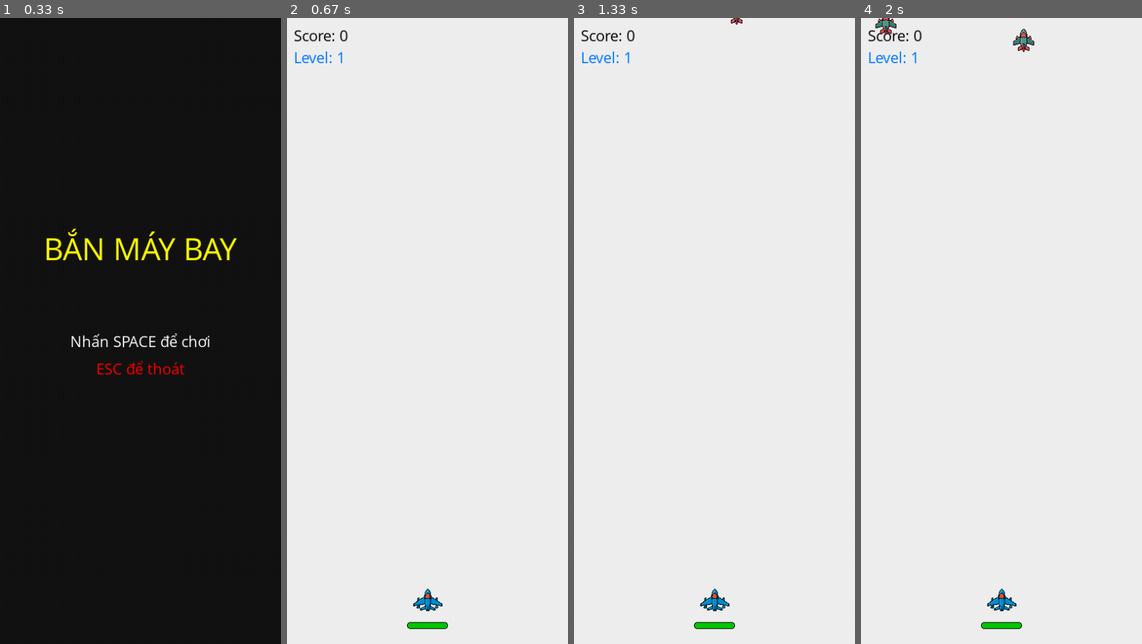
Above: before the commit, frames 1-4 (left to right).
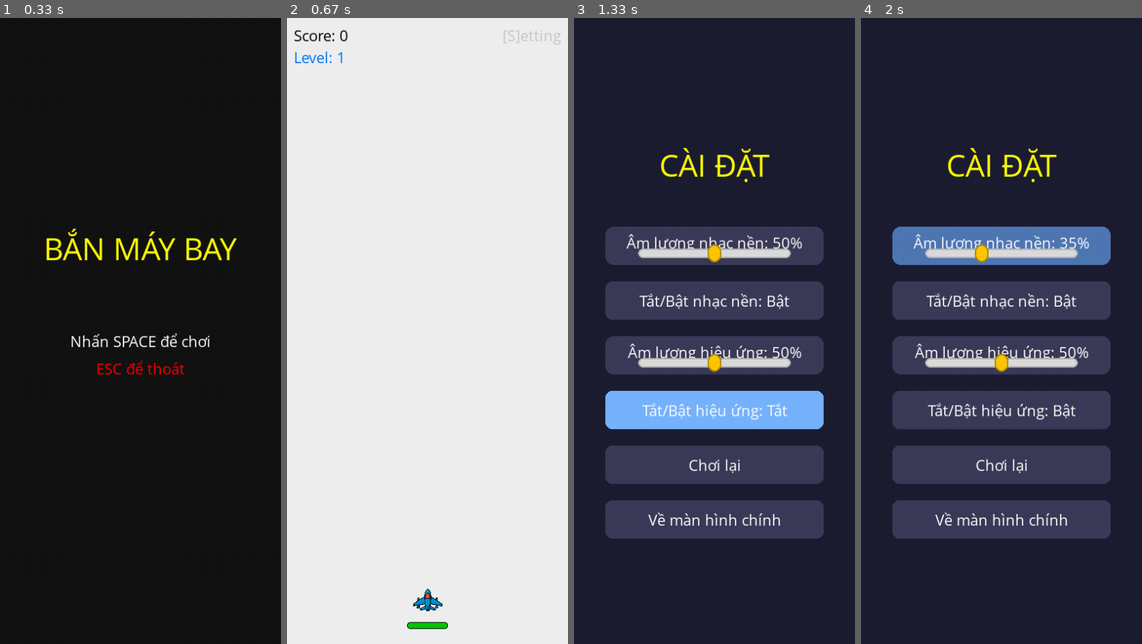
Above: after the commit, the same moments.

Repository: Shooting-plane/project-python
Game: pygame game, started from game project/main.py
The game is run twice, just before and just after one commit, with the same random seed, the same clock (stepped at 60 frames per second) and the same inputs.
Inputs (mouse positions are in pixels of both pictures, inside the frame that each line leads up to):
- Up to frame 1 (0.33 s): no input
- Up to frame 2 (0.67 s): tap Space at 0.33 s
- Up to frame 3 (1.33 s): tap S at 0.67 s; press the mouse at (717, 399) at 1.03 s; move the mouse to (714, 399) at 1.13 s; release the mouse at (714, 406) at 1.27 s
- Up to frame 4 (2 s): tap Enter at 1.33 s; press the mouse at (1001, 243) at 1.7 s; move the mouse to (987, 337) at 1.8 s; release the mouse at (973, 431) at 1.93 s

Frame 1 is identical in both runs. In frame 2, less than 0.1% of the frame differs, in the area x 77-98%, y 2-5%; in frame 3, 98%; in frame 4, 98%, in the area x 0-100%, y 0-100%.

Commit message:
Update main.py

Diff:
--- a/game project/main.py
+++ b/game project/main.py
@@ -59,6 +59,7 @@
 STATE_MENU = "menu"
 STATE_PLAYING = "playing"
 STATE_GAMEOVER = "gameover"
+STATE_SETTING = "setting"  # Thêm trạng thái setting
 game_state = STATE_MENU
 
 # Biến game
@@ -80,6 +81,12 @@
 # Load level
 loaded_background = None
 loaded_level_number = None
+
+# Thêm biến lưu âm lượng hiệu ứng riêng
+music_volume = 0.5
+sfx_volume = 0.5
+music_muted = False
+sfx_muted = False
 
 def load_level(level_num):
     try:
@@ -119,8 +126,69 @@
     screen.blit(retry, (WIDTH // 2 - retry.get_width() // 2, HEIGHT // 2))
     screen.blit(esc, (WIDTH // 2 - esc.get_width() // 2, HEIGHT // 2 + 40))
 
+def draw_slider(surface, x, y, w, h, value, label, selected, mouse_on):
+    color_bg = (60, 60, 90) if not selected else (80, 120, 180)
+    color_bg = (120, 180, 255) if mouse_on else color_bg
+    pygame.draw.rect(surface, color_bg, (x, y, w, h), border_radius=12)
+    slider_w = int(w * 0.7)
+    slider_x = x + (w - slider_w)//2
+    slider_y = y + 32  # Đặt slider thấp hơn một chút
+    # Vẽ label căn giữa theo slider
+    text = font.render(f"{label}: {int(value*100)}%", True, (255,255,255))
+    text_x = slider_x + slider_w//2 - text.get_width()//2
+    text_y = y + 8
+    surface.blit(text, (text_x, text_y))
+    # Vẽ thanh trượt phía dưới label
+    pygame.draw.rect(surface, (220,220,220), (slider_x, slider_y, slider_w, 14), border_radius=7)
+    pygame.draw.rect(surface, (180,180,180), (slider_x, slider_y, slider_w, 14), 2, border_radius=7)
+    # Vẽ nút trượt
+    knob_x = slider_x + int(value * (slider_w-20))
+    pygame.draw.rect(surface, (255, 200, 0), (knob_x, slider_y-6, 20, 26), border_radius=10)
+    pygame.draw.rect(surface, (180, 140, 0), (knob_x, slider_y-6, 20, 26), 2, border_radius=10)
+
+def draw_button(surface, x, y, w, h, label, selected, mouse_on):
+    color_bg = (60, 60, 90) if not selected else (80, 120, 180)
+    color_bg = (120, 180, 255) if mouse_on else color_bg
+    pygame.draw.rect(surface, color_bg, (x, y, w, h), border_radius=10)
+    text = font.render(label, True, (255,255,255))
+    surface.blit(text, (x + w//2 - text.get_width()//2, y + h//2 - text.get_height()//2))
+
+def show_setting(selected_idx=0, mouse_pos=None):
+    screen.fill((30, 30, 50))
+    title = big_font.render("CÀI ĐẶT", True, (255, 255, 0))
+    screen.blit(title, (WIDTH // 2 - title.get_width() // 2, HEIGHT // 5))
+    # Layout
+    box_w, box_h = 320, 56
+    start_y = HEIGHT//3
+    gap = 24
+    items = []
+    # Slider nhạc nền
+    items.append({'type':'slider', 'label':'Âm lượng nhạc nền', 'value':music_volume, 'rect':pygame.Rect(WIDTH//2-box_w//2, start_y, box_w, box_h)})
+    # Nút tắt/bật nhạc nền
+    items.append({'type':'button', 'label':f"Tắt/Bật nhạc nền: {'Tắt' if music_muted else 'Bật'}", 'rect':pygame.Rect(WIDTH//2-box_w//2, start_y+box_h+gap, box_w, box_h)})
+    # Slider hiệu ứng
+    items.append({'type':'slider', 'label':'Âm lượng hiệu ứng', 'value':sfx_volume, 'rect':pygame.Rect(WIDTH//2-box_w//2, start_y+2*(box_h+gap), box_w, box_h)})
+    # Nút tắt/bật hiệu ứng
+    items.append({'type':'button', 'label':f"Tắt/Bật hiệu ứng: {'Tắt' if sfx_muted else 'Bật'}", 'rect':pygame.Rect(WIDTH//2-box_w//2, start_y+3*(box_h+gap), box_w, box_h)})
+    # Nút chơi lại
+    items.append({'type':'button', 'label':'Chơi lại', 'rect':pygame.Rect(WIDTH//2-box_w//2, start_y+4*(box_h+gap), box_w, box_h)})
+    # Nút về menu
+    items.append({'type':'button', 'label':'Về màn hình chính', 'rect':pygame.Rect(WIDTH//2-box_w//2, start_y+5*(box_h+gap), box_w, box_h)})
+    # Vẽ các item
+    for i, item in enumerate(items):
+        mouse_on = mouse_pos and item['rect'].collidepoint(mouse_pos)
+        if item['type'] == 'slider':
+            x, y, w, h = item['rect']
+            draw_slider(screen, x, y, w, h, item['value'], item['label'], selected_idx==i, mouse_on)
+        else:
+            x, y, w, h = item['rect']
+            draw_button(screen, x, y, w, h, item['label'], selected_idx==i, mouse_on)
+    return items
+
 # Vòng lặp chính
 running = True
+selected_setting_idx = 0
+slider_drag = None  # (index, offset_x)
 while running:
     level = score // 100 + 1
     level_data = load_level(level)
@@ -137,10 +205,13 @@
     else:
         screen.fill(level_data.background_color)
 
+    mouse_pos = pygame.mouse.get_pos() if game_state == STATE_SETTING else None
     if game_state == STATE_MENU:
         show_menu()
     elif game_state == STATE_GAMEOVER:
         show_gameover()
+    elif game_state == STATE_SETTING:
+        setting_items = show_setting(selected_setting_idx, mouse_pos)
     elif game_state == STATE_PLAYING:
         flash_health = health_flash_timer > 0
         # Hiệu ứng rung màn hình
@@ -201,6 +272,10 @@
             if player_health <= 0:
                 game_state = STATE_GAMEOVER
 
+        # Vẽ nút bánh răng (setting) góc trên phải
+        gear = font.render("[S]etting", True, (200,200,200))
+        screen.blit(gear, (WIDTH-gear.get_width()-10, 10))
+
     # Update health flash timer
     if health_flash_timer > 0:
         health_flash_timer -= 1
@@ -208,6 +283,9 @@
     for event in pygame.event.get():
         if event.type == pygame.QUIT:
             running = False
+        # Debug trạng thái game khi nhấn phím
+        if event.type == pygame.KEYDOWN:
+            print('DEBUG: game_state =', game_state, ', key =', event.key)
 
         if game_state == STATE_MENU and event.type == pygame.KEYDOWN:
             if event.key == pygame.K_SPACE:
@@ -223,13 +301,96 @@
             elif event.key == pygame.K_ESCAPE:
                 running = False
 
-    if game_state == STATE_PLAYING:
-        keys = pygame.key.get_pressed()
-        current_time = pygame.time.get_ticks()
-        if keys[pygame.K_SPACE] and (current_time - last_shot_time >= level_data.shoot_cooldown):
-            bullets.add(player.shoot())
-            shoot_sound.play()
-            last_shot_time = current_time
+        if game_state == STATE_PLAYING:
+            if event.type == pygame.KEYDOWN:
+                if event.key == pygame.K_s:
+                    game_state = STATE_SETTING
+            keys = pygame.key.get_pressed()
+            current_time = pygame.time.get_ticks()
+            if keys[pygame.K_SPACE] and (current_time - last_shot_time >= level_data.shoot_cooldown):
+                bullets.add(player.shoot())
+                shoot_sound.play()
+                last_shot_time = current_time
+
+        if game_state == STATE_SETTING:
+            if event.type == pygame.KEYDOWN:
+                if event.key == pygame.K_ESCAPE:
+                    slider_drag = None
+                    game_state = STATE_PLAYING
+                elif event.key == pygame.K_UP:
+                    selected_setting_idx = (selected_setting_idx - 1) % 6
+                elif event.key == pygame.K_DOWN:
+                    selected_setting_idx = (selected_setting_idx + 1) % 6
+                elif selected_setting_idx == 0 and (event.key == pygame.K_LEFT or event.key == pygame.K_RIGHT):
+                    # Chỉnh âm lượng nhạc nền
+                    delta = 0.05 if event.key == pygame.K_RIGHT else -0.05
+                    music_volume = min(max(music_volume + delta, 0), 1)
+                    if not music_muted:
+                        pygame.mixer.music.set_volume(music_volume)
+                elif selected_setting_idx == 1 and event.key == pygame.K_RETURN:
+                    # Tắt/bật nhạc nền
+                    music_muted = not music_muted
+                    pygame.mixer.music.set_volume(0 if music_muted else music_volume)
+                elif selected_setting_idx == 2 and (event.key == pygame.K_LEFT or event.key == pygame.K_RIGHT):
+                    # Chỉnh âm lượng hiệu ứng
+                    delta = 0.05 if event.key == pygame.K_RIGHT else -0.05
+                    sfx_volume = min(max(sfx_volume + delta, 0), 1)
+                    if not sfx_muted:
+                        explode_sound.set_volume(sfx_volume)
+                        shoot_sound.set_volume(sfx_volume)
+                elif selected_setting_idx == 3 and event.key == pygame.K_RETURN:
+                    # Tắt/bật hiệu ứng
+                    sfx_muted = not sfx_muted
+                    explode_sound.set_volume(0 if sfx_muted else sfx_volume)
+                    shoot_sound.set_volume(0 if sfx_muted else sfx_volume)
+                elif selected_setting_idx == 4 and event.key == pygame.K_RETURN:
+                    # Chơi lại
+                    reset_game()
+                    game_state = STATE_PLAYING
+                elif selected_setting_idx == 5 and event.key == pygame.K_RETURN:
+                    # Về màn hình chính
+                    reset_game()
+                    game_state = STATE_MENU
+            elif event.type == pygame.MOUSEBUTTONDOWN and event.button == 1:
+                for i, item in enumerate(setting_items):
+                    if item['rect'].collidepoint(event.pos):
+                        selected_setting_idx = i
+                        if item['type'] == 'slider':
+                            slider_drag = (i, event.pos[0] - item['rect'].x)
+                        elif i == 1:
+                            # Tắt/bật nhạc nền
+                            music_muted = not music_muted
+                            pygame.mixer.music.set_volume(0 if music_muted else music_volume)
+                        elif i == 3:
+                            # Tắt/bật hiệu ứng
+                            sfx_muted = not sfx_muted
+                            explode_sound.set_volume(0 if sfx_muted else sfx_volume)
+                            shoot_sound.set_volume(0 if sfx_muted else sfx_volume)
+                        elif i == 4:
+                            reset_game()
+                            game_state = STATE_PLAYING
+                        elif i == 5:
+                            reset_game()
+                            game_state = STATE_MENU
+            elif event.type == pygame.MOUSEBUTTONUP and event.button == 1:
+                slider_drag = None
+            elif event.type == pygame.MOUSEMOTION and slider_drag:
+                idx, offset_x = slider_drag
+                item = setting_items[idx]
+                rel_x = event.pos[0] - item['rect'].x
+                slider_w = int(item['rect'].w * 0.7)
+                slider_x = item['rect'].x + (item['rect'].w - slider_w)//2
+                rel_slider = min(max(event.pos[0] - slider_x, 0), slider_w-20)
+                value = rel_slider / (slider_w-20)
+                if idx == 0:
+                    music_volume = value
+                    if not music_muted:
+                        pygame.mixer.music.set_volume(music_volume)
+                elif idx == 2:
+                    sfx_volume = value
+                    if not sfx_muted:
+                        explode_sound.set_volume(sfx_volume)
+                        shoot_sound.set_volume(sfx_volume)
 
     pygame.display.update()
     clock.tick(FPS)
